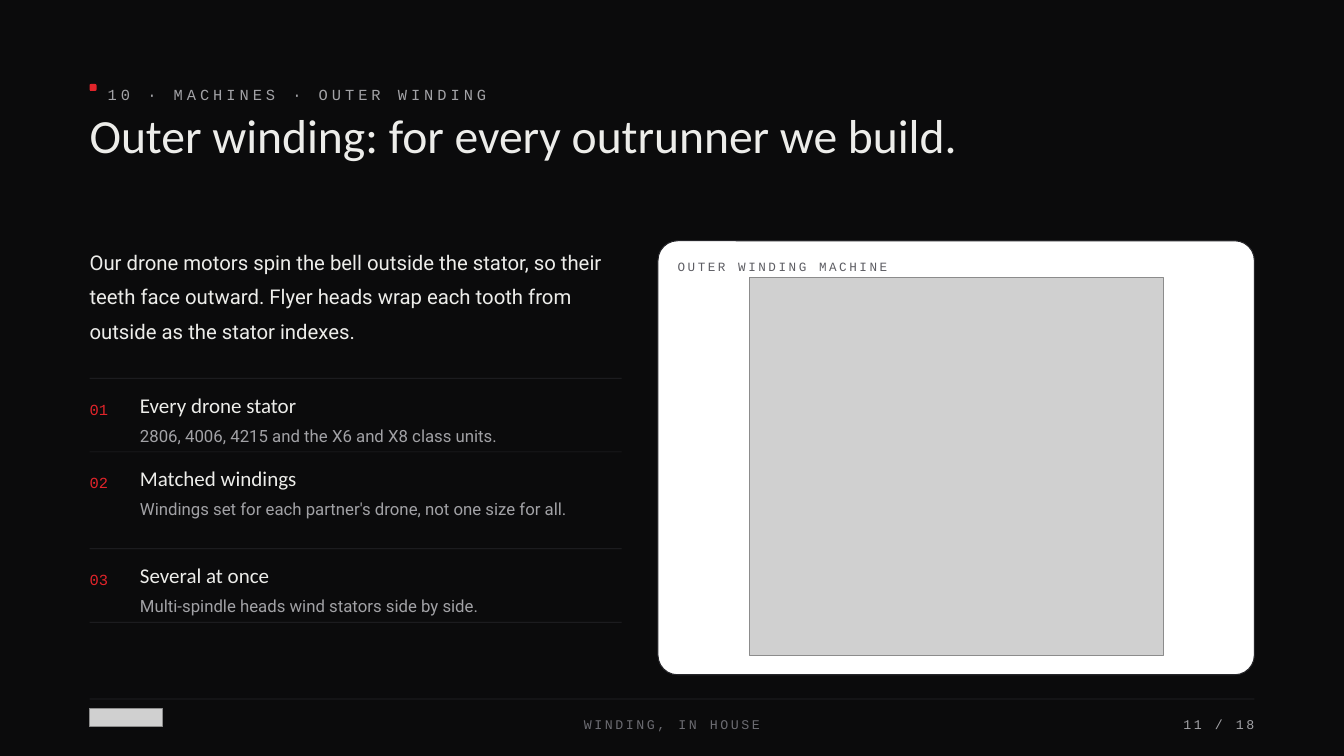
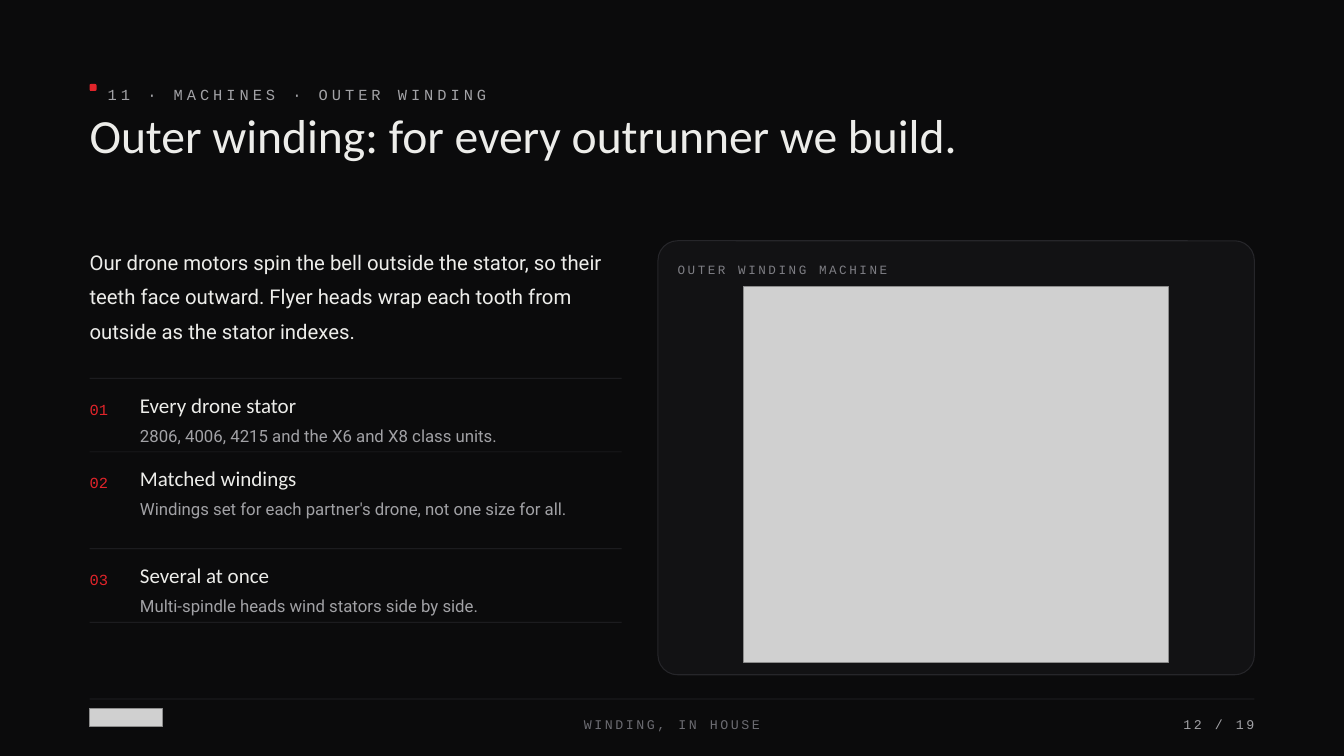
Before and after one commit to siddharthsu/siddharthsu, a slide deck: slide 12 of Taraxis_Presentation/Taraxis_Motor_Deck.pptx (slide 11 before the commit). Drawn at 1344x756 pixels with LibreOffice and Linux fonts; fonts in the diff are those of the drawing; grey boxes stand for pictures. Boxes give left, top, right and bottom in pixels: in the first picture for what was removed or moved away, otherwise in the second. Text is boxed around its words. In the diff, an @@ line names an element or a change of style, - is before the commit and + after.

```diff
--- a/Taraxis_Presentation/Taraxis_Motor_Deck.pptx
+++ b/Taraxis_Presentation/Taraxis_Motor_Deck.pptx
@@ text at [108,89,486,100]: text changed @@
-10 · MACHINES · OUTER WINDING
+11 · MACHINES · OUTER WINDING
@@ rounded rectangle at [658,241,1255,676]: fill #FFFFFF to #121214 @@
@@ text "OUTER WINDING MACHINE" at [678,265,887,274]: text colour #5D5D63 to #7E7E84 @@
@@ picture: place and size @@
-picture at [749,277,1164,655]
+picture at [744,287,1170,662]
@@ text at [1183,720,1254,729]: text changed @@
-11 / 18
+12 / 19
```
Also in this commit, not shown: 16 other slides changed, 1 slide added, 2 other files.
